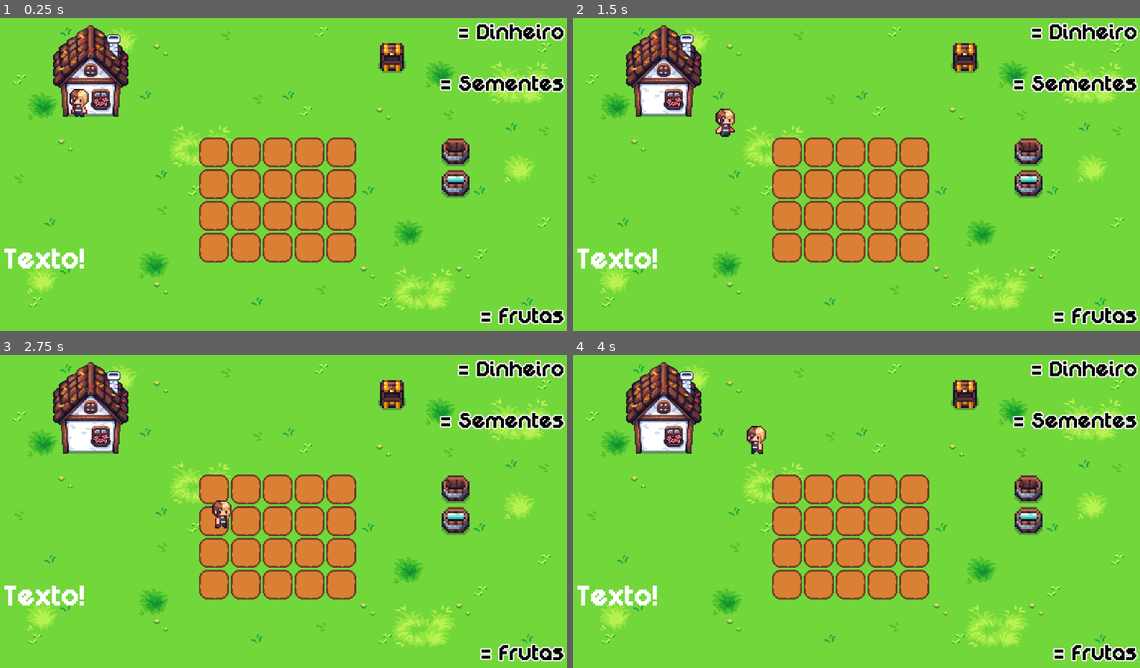
Above: before the commit, frames 1-4 (two rows, left to right).
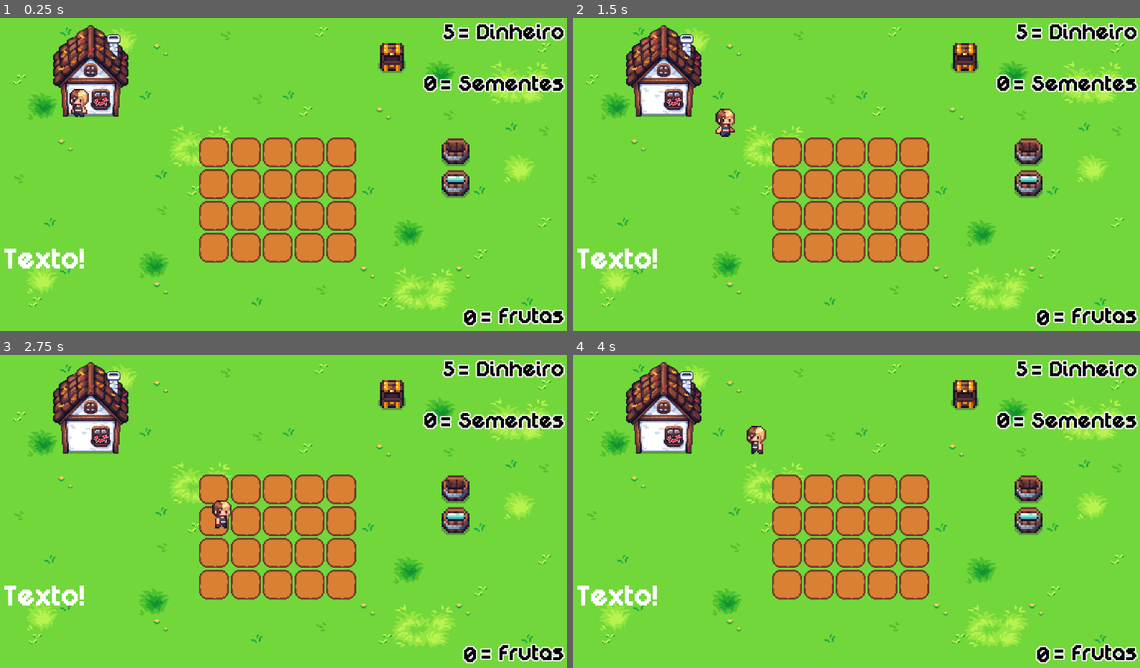
Above: after the commit, the same moments.

Repository: LightsOut366/projeto-fazendinha-LAJD
Game: Godot game, scene res://principal.tscn
The game is run twice, just before and just after one commit, with the same random seed, the same clock (stepped at 60 frames per second) and the same inputs.
Inputs:
- Up to frame 1 (0.25 s): no input
- Up to frame 2 (1.5 s): tap Enter (ui_accept) at 0.5, 0.77 s; hold Right (Direita) 0.53-1.28 s; hold Down (Down) from 1.28 s (still down)
- Up to frame 3 (2.75 s): tap Enter (ui_accept) at 1.52 s; release Down (Down) at 2.03 s; hold Right (Direita) from 2.03 s (still down)
- Up to frame 4 (4 s): release Right (Direita) at 2.78 s; hold Up (UP) 2.78-3.53 s; tap Enter (ui_accept) at 3.02, 3.77 s; hold Left (Esquerda) from 3.53 s (still down)

The runs differ from the first frame. In frame 1, 0.4% of the frame differs, in the area x 74-85%, y 1-99%; in frame 2, 0.4%; in frame 3, 0.4%; in frame 4, 0.4%.

Commit message:
funcionalidade da hud
era so colocar no process

Diff:
--- a/Dados.gd
+++ b/Dados.gd
@@ -1,9 +1,8 @@
 extends Node
 
-# @export deixa voce editar a variavel no inspetor do node ligado com esse script
-@export var semente = 0
-@export var dinheiro = 5
-@export var colhido = 0
+var semente = 0
+var dinheiro = 5
+var colhido = 0
 
 # Called when the node enters the scene tree for the first time.
 func _ready() -> void:
--- a/fazendeira.gd
+++ b/fazendeira.gd
@@ -23,6 +23,7 @@
 	if Input.is_action_pressed("UP"):
 		direction.y -= 1
 
+
 	if direction.length() == 0:
 		$AnimatedSprite2D.play("parado") # sem apertar botao, fica parado
 
--- a/interface.gd
+++ b/interface.gd
@@ -1,12 +1,6 @@
 extends CanvasLayer
 
-
-
-func modificar_dinheiro(Dados):
+func _process(delta: float) -> void:
 	$dinheiro.text = str(Dados.dinheiro)
-
-func modificar_sementes(Dados):
-	$sementes.text = str(Dados.sementes)
-
-func modificar_colhidos(Dados):
+	$sementes.text = str(Dados.semente)
 	$colhido.text = str(Dados.colhido)
--- a/interface.tscn
+++ b/interface.tscn
@@ -30,6 +30,7 @@
 theme_override_constants/outline_size = 10
 theme_override_fonts/font = ExtResource("1_rh14k")
 theme_override_font_sizes/font_size = 48
+text = "aa"
 horizontal_alignment = 2
 
 [node name="sementes" type="Label" parent="." unique_id=1358325114]
@@ -43,6 +44,7 @@
 theme_override_constants/outline_size = 10
 theme_override_fonts/font = ExtResource("1_rh14k")
 theme_override_font_sizes/font_size = 48
+text = "aa"
 horizontal_alignment = 2
 
 [node name="colhido" type="Label" parent="." unique_id=792762449]
@@ -55,7 +57,7 @@
 theme_override_constants/outline_size = 10
 theme_override_fonts/font = ExtResource("1_rh14k")
 theme_override_font_sizes/font_size = 48
-text = " "
+text = " aa"
 horizontal_alignment = 2
 
 [node name="textos" type="Label" parent="." unique_id=1143991699]
